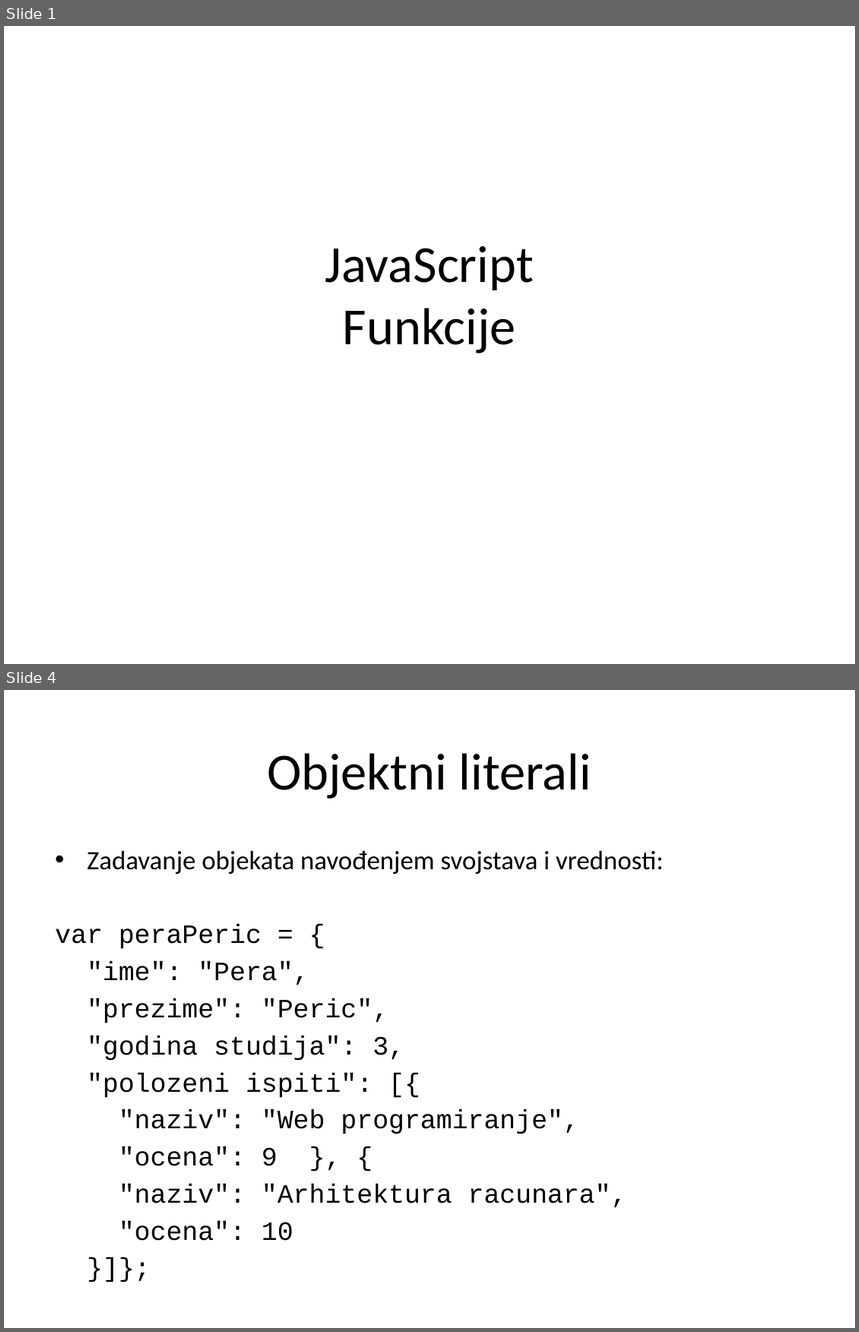
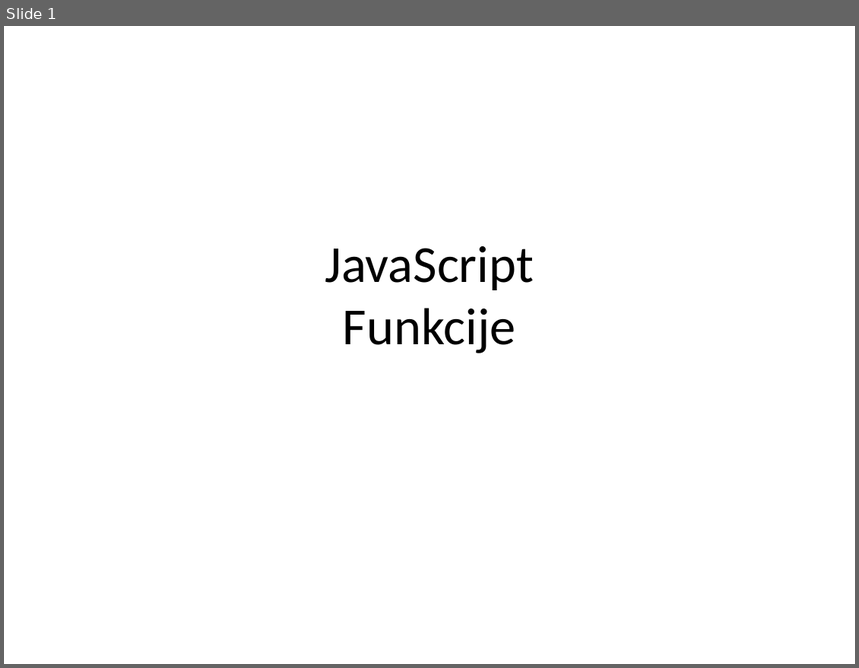
Before and after one commit to XWS2016/JavaScript, a slide deck: 02_Funkcije/JavaScript_02_Funkcije.pptx. Shown one above the other, each under a label of ours: slides 1 and 4 before the commit, slide 1 after it; the slides between them are not shown. The pictures are 859x1332 and 859x668 pixels, drawn with LibreOffice and Linux fonts; fonts in the diff are those of the drawing. Boxes give left, top, right and bottom in pixels: in the first picture for what was removed or moved away, otherwise in the second. Text is boxed around its words. In the diff, an @@ line names an element or a change of style, - is before the commit and + after.

```diff
--- a/02_Funkcije/JavaScript_02_Funkcije.pptx
+++ b/02_Funkcije/JavaScript_02_Funkcije.pptx
@@ slide 4 removed at [4, 690, 855, 1328], background #FFFFFF @@
@@ title removed at [267, 753, 591, 799] @@
-Objektni literali
@@ text removed at [55, 850, 664, 1241] @@
-• Zadavanje objekata navođenjem svojstava i vrednosti:
-var peraPeric = {
-"ime": "Pera",
-"prezime": "Peric",
-"godina studija": 3,
-"polozeni ispiti": [{
-"naziv": "Web programiranje",
-"ocena": 9 }, {
-"naziv": "Arhitektura racunara",
-"ocena": 10
-}]};
```
Also in this commit, not shown: 2 slides changed, 31 slides added, 10 other slides removed, 13 other files.
